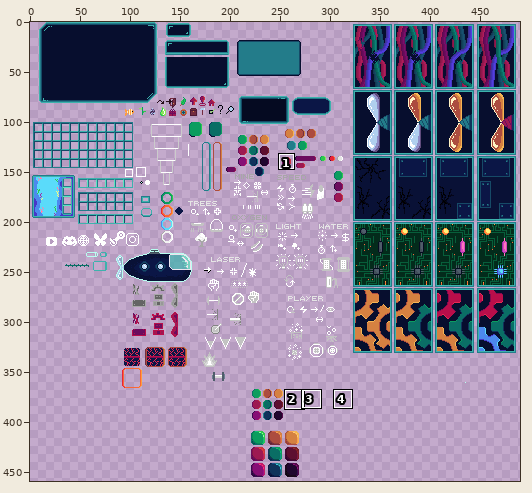
Sprite sheet -- Assets/Resources/Sprites/UISpriteSheet.png. Above, an overview of the earlier version with the close-up marked.
Close-up. Before the commit:
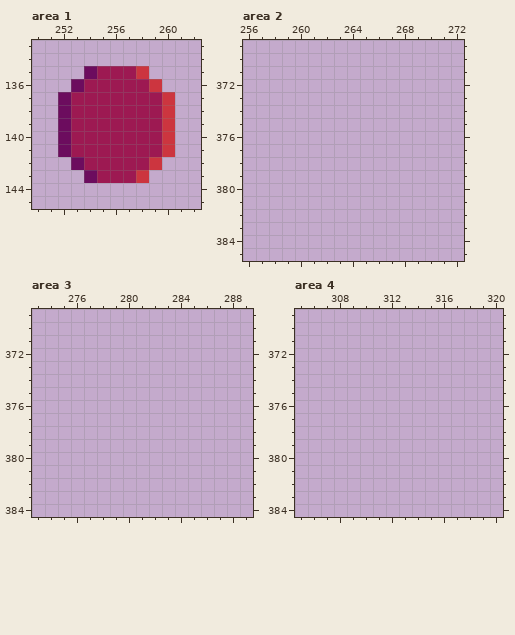
The file is 793x693 pixels. Colours within 5 levels of each other are drawn and written as one. Shown: area 1: x 250..262, y 133..145; area 2: x 256..272, y 369..385; area 3: x 273..289, y 369..384; area 4: x 305..320, y 369..384. The wide view leaves out empty margins. The commit also changed other parts of the picture, which this record leaves out.
Now the later version:
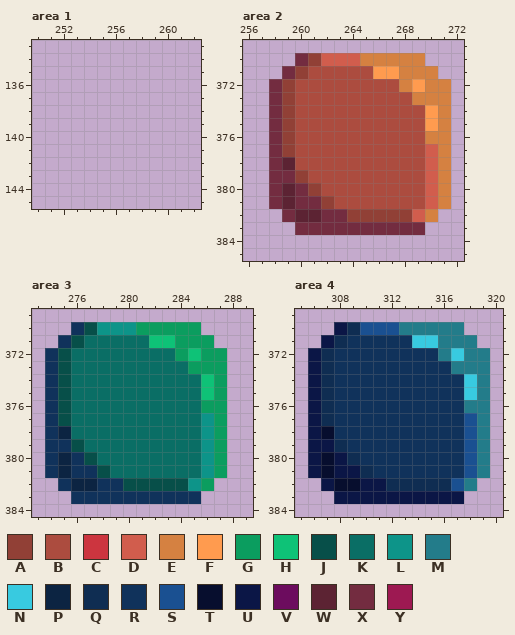
Palette (. is transparent): A #914036  B #ac4c3f  C #cc353f  D #d15d4d  E #d58141  F #ff9b4f  G #0b9d5f  H #0ec277  J #074f49  K #0a6e65  L #0d9489  M #237c8a  N #38cae0  P #0c2442  Q #0f2d52  R #10325b  S #1a5091  T #070e2e  U #0b1646  V #6c0c5e  W #5c2333  X #732c40  Y #9d1952
Change:
Changed rows in their new state; - is an unchanged pixel.
Area 1:
first column x 252:
135 --.....--
136 -.......-
137 .........
138 .........
139 .........
140 .........
141 .........
142 -.......-
143 --.....--
Area 2:
first column x 258:
370 --XADDDEEEEE--
371 -XABBBBBFFEEE-
372 XABBBBBBBBEFEE
373 XABBBBBBBBBEEE
374 XABBBBBBBBBBFE
375 XABBBBBBBBBBFE
376 XABBBBBBBBBBEE
377 XABBBBBBBBBBDE
378 XWBBBBBBBBBBDE
379 XXABBBBBBBBBDE
380 XWXABBBBBBBBDE
381 XWXXABBBBBBBDE
382 -XWWXXAAAAADE-
383 --XXXXXXXXXX--
Area 3:
first column x 274:
370 --RJLLLGGGGG--
371 -RJKKKKKHHGGG-
372 RJKKKKKKKKGHGG
373 RJKKKKKKKKKGGG
374 RJKKKKKKKKKKHG
375 RJKKKKKKKKKKHG
376 RJKKKKKKKKKKGG
377 RJKKKKKKKKKKLG
378 RPKKKKKKKKKKLG
379 RRJKKKKKKKKKLG
380 RPRJKKKKKKKKLG
381 RPRRJKKKKKKKLG
382 -RPPRRJJJJJLG-
383 --RRRRRRRRRR--
Area 4:
first column x 306:
370 --UQSSSMMMMM--
371 -UQRRRRRNNMMM-
372 UQRRRRRRRRMNMM
373 UQRRRRRRRRRMMM
374 UQRRRRRRRRRRNM
375 UQRRRRRRRRRRNM
376 UQRRRRRRRRRRMM
377 UQRRRRRRRRRRSM
378 UTRRRRRRRRRRSM
379 UUQRRRRRRRRRSM
380 UTUQRRRRRRRRSM
381 UTUUQRRRRRRRSM
382 -UTTUUQQQQQSM-
383 --UUUUUUUUUU--
Changed places in both close-ups, as pixel boxes (x1, y1, x2, y2):
erased: (58, 66, 175, 183)
added: (269, 53, 451, 235)
added: (45, 322, 227, 504)
added: (308, 322, 490, 504)
